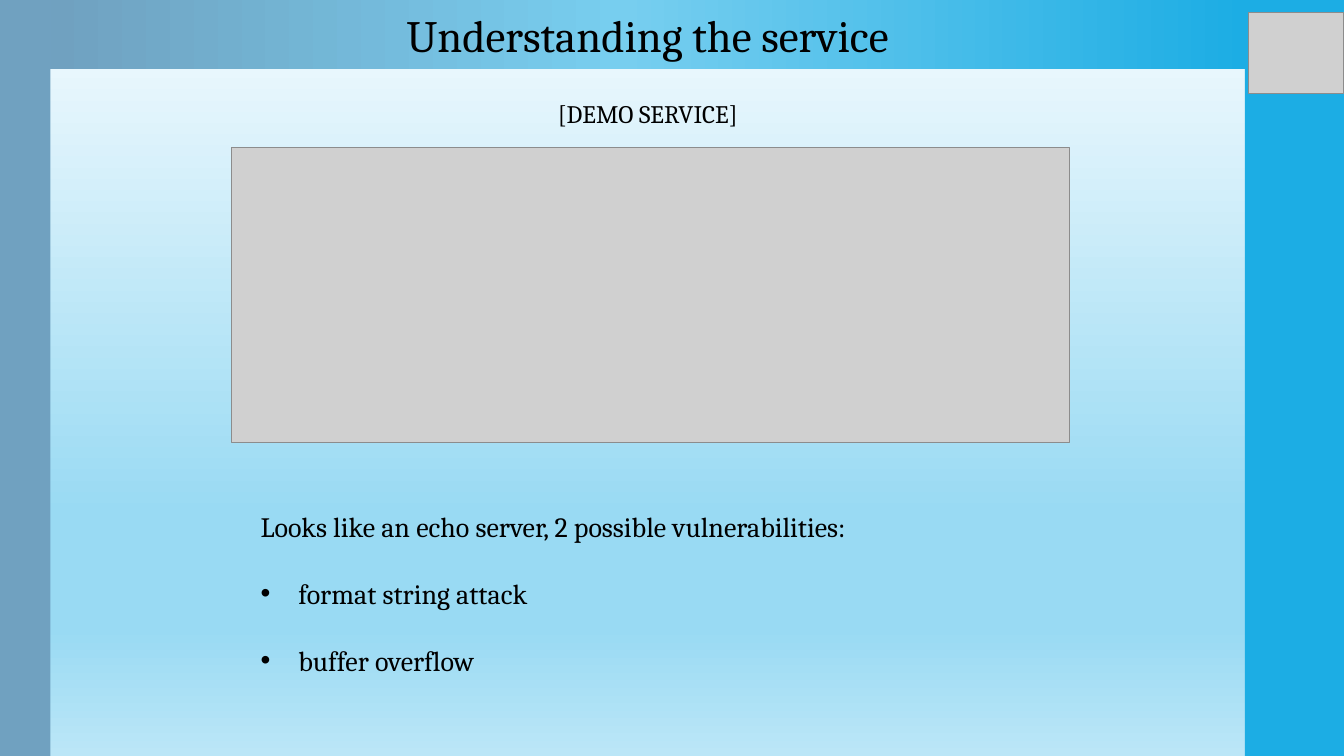
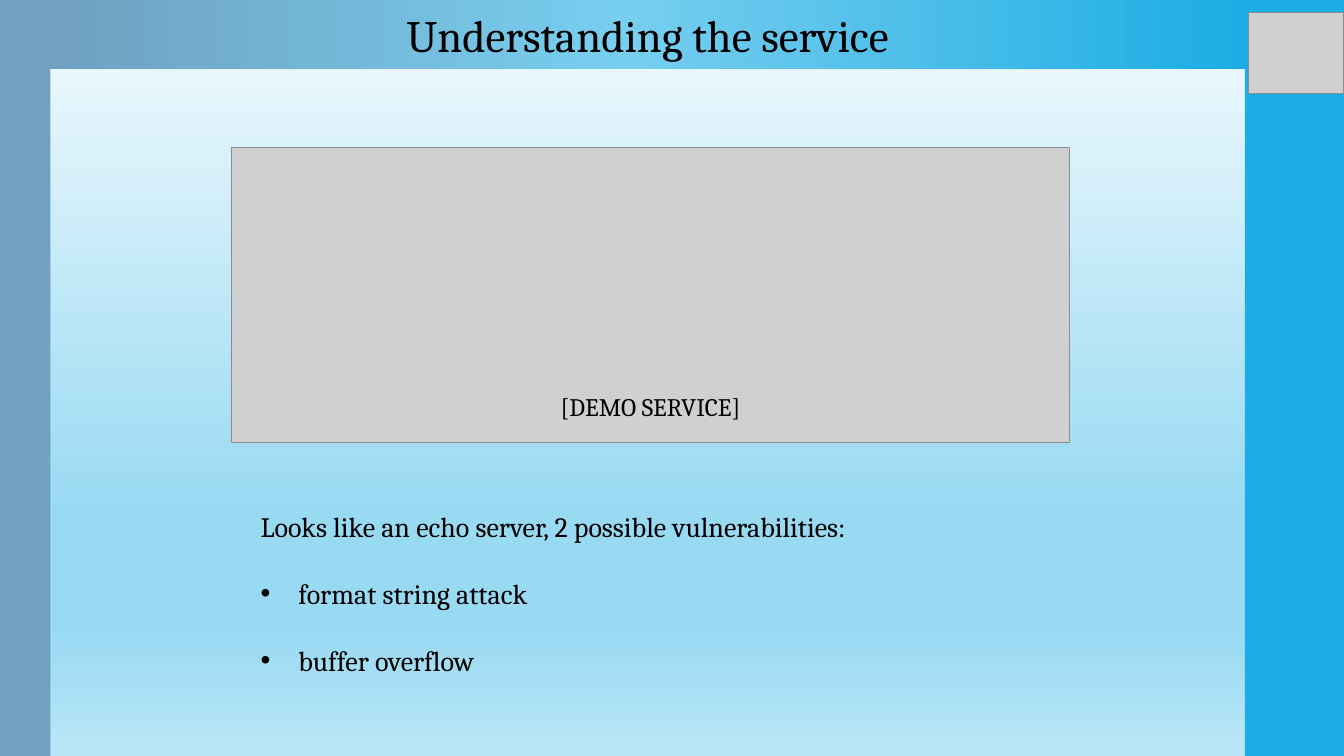
Before and after one commit to Ewael/LSE, a slide deck: slide 3 of Blind_Date/slides.pptx. Drawn at 1344x756 pixels with LibreOffice and Linux fonts; fonts in the diff are those of the drawing; grey boxes stand for pictures. Boxes give left, top, right and bottom in pixels: in the first picture for what was removed or moved away, otherwise in the second. Text is boxed around its words. In the diff, an @@ line names an element or a change of style, - is before the commit and + after.

```diff
--- a/Blind_Date/slides.pptx
+++ b/Blind_Date/slides.pptx
@@ text "[DEMO SERVICE]": place and size @@
-text "[DEMO SERVICE]" at [558,105,738,127]
+text "[DEMO SERVICE]" at [561,398,741,420]
```
Also in this commit, not shown: 2 other slides changed, 3 slides added.
